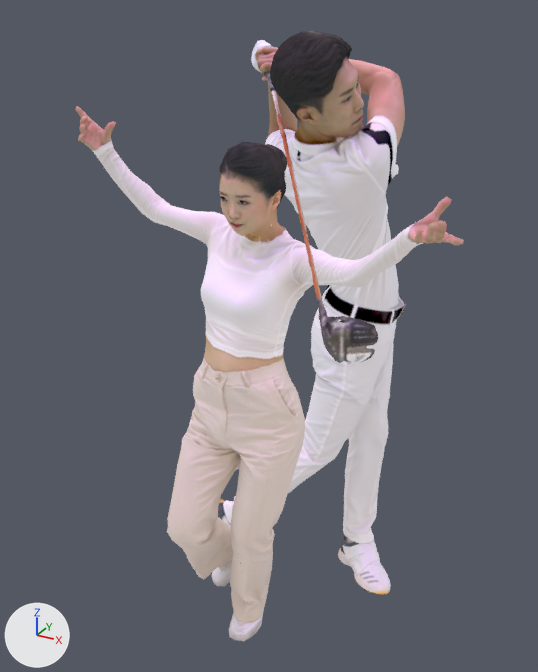
Renders of the glTF model fullswing.glb from each side of a commit.
One viewpoint serves both versions: a 50 mm camera at (103.1, -188.3, 188.2) aimed at (4.8, -9.7, 98.9). The axes (+X, +Y, +Z) are drawn at lower left. The lights are the same throughout.

The scene before the commit, as lines of its bpy script (objects in view):
```python
me_mesh_0024_004 = bpy.data.meshes.new('Mesh_0024.004')
me_mesh_0024_004.from_pydata(...)  # 2565 vertices, 3999 faces; spans x -52.0..68.0, y -46.0..0.0, z 0.0..163.0
me_mesh_0024_004.materials.append(mat_mesh_0024_004)
me_mesh_0095_001 = bpy.data.meshes.new('Mesh_0095.001')
me_mesh_0095_001.from_pydata(...)  # 9998 vertices, 20000 faces; spans x -24.0..56.0, y -64.0..41.0, z 0.0..183.0
me_mesh_0095_001.materials.append(mat_mesh_0095_001)
ob_frame_0024_002 = bpy.data.objects.new('Frame_0024.002', me_mesh_0024_004)
ob_frame_0024_002.location = (0.0, 0.0, 0.0)
ob_frame_0095_001 = bpy.data.objects.new('Frame_0095.001', me_mesh_0095_001)
ob_frame_0095_001.location = (0.0, 0.0, 0.0)
```
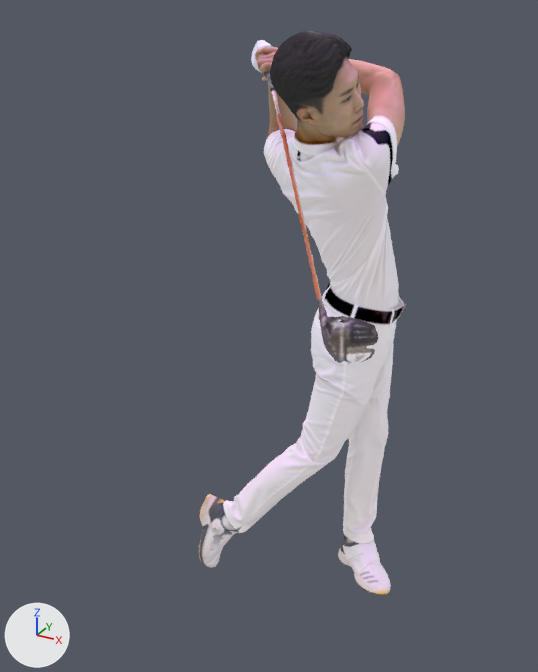
The newer file is also rescaled (x0.3) as a whole; pictures and numbers use the older file's frame.

What differs and where, as boxes [x1, y1, x2, y2] in the pictures (538 x 672 px):
'Frame_0024.002', deleted
    before: [75, 106, 464, 642]

What changed in the scene script:
```text
Remove ob_frame_0024_002:
    ob_frame_0024_002 = bpy.data.objects.new('Frame_0024.002', me_mesh_0024_004)
    ob_frame_0024_002.location = (0.0, 0.0, 0.0)
```
